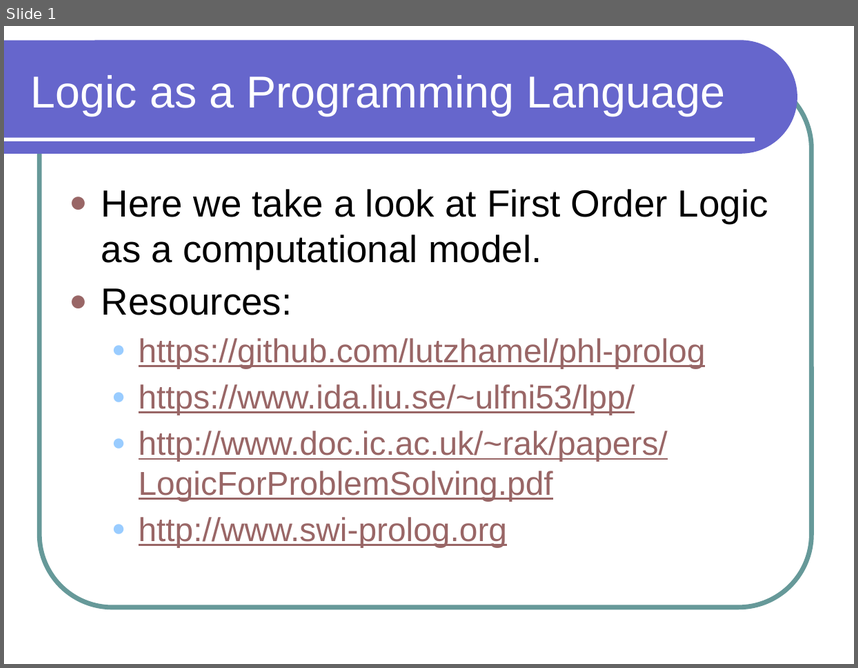
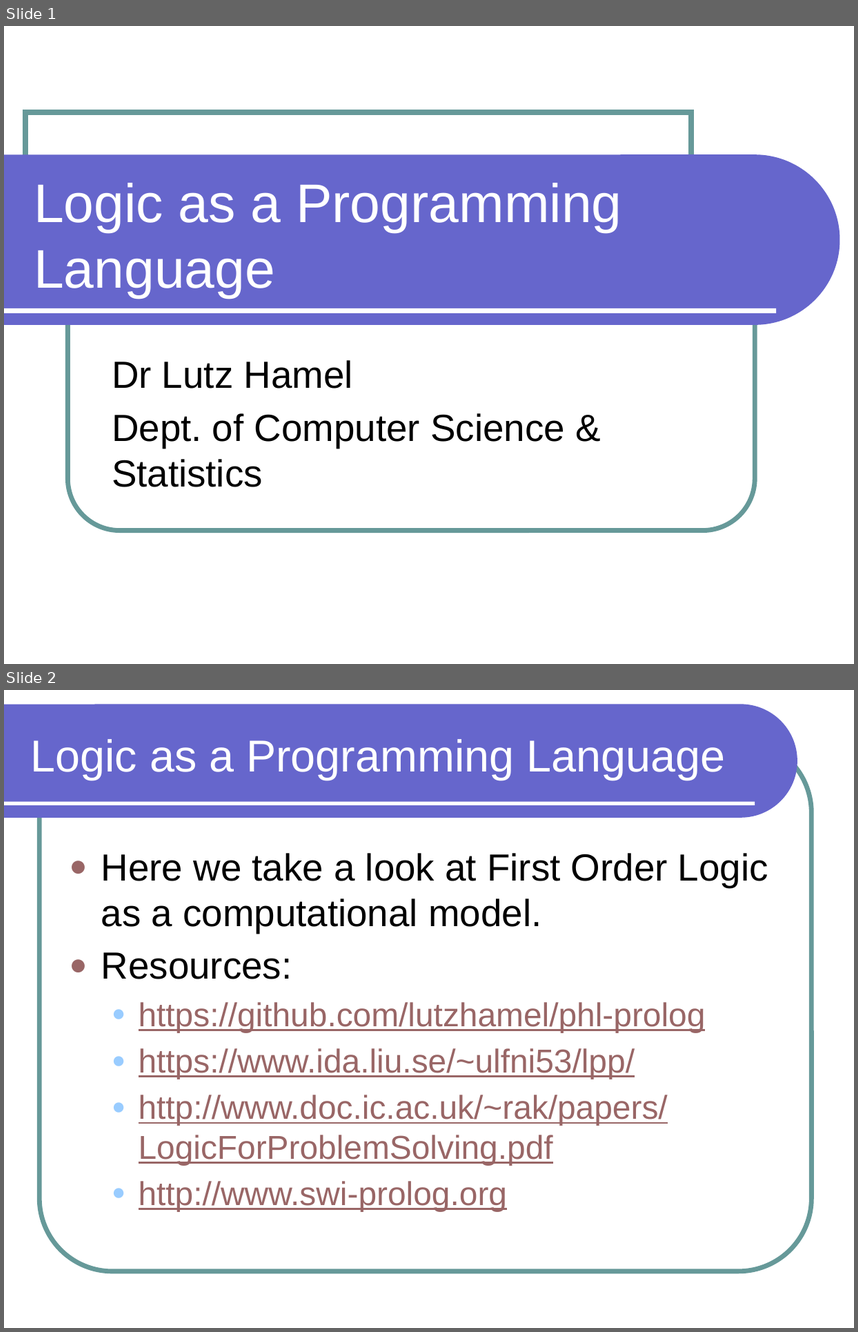
Before and after one commit to lutzhamel/phl-prolog, a slide deck: philosophy-prolog.pptx. Shown one above the other, each under a label of ours: slide 1 before the commit, slides 1 and 2 after it. The pictures are 858x668 and 858x1332 pixels, drawn with LibreOffice and Linux fonts; fonts in the diff are those of the drawing. Boxes give left, top, right and bottom in pixels: in the first picture for what was removed or moved away, otherwise in the second. Text is boxed around its words. In the diff, an @@ line names an element or a change of style, - is before the commit and + after.

```diff
--- a/philosophy-prolog.pptx
+++ b/philosophy-prolog.pptx
@@ slide 1 added at (x1=4, y1=26, x2=854, y2=664), background #FFFFFF @@
@@ title added at (x1=34, y1=183, x2=622, y2=298), 46 pt, text #FFFFFF @@
+Logic as a Programming Language
@@ group added at (x1=4, y1=112, x2=840, y2=530): 1 rounded rectangle, 1 rectangle, 1 freeform shape, 1 line @@
@@ subtitle added at (x1=112, y1=360, x2=565, y2=487), 32 pt, text #000000 @@
+Dr Lutz Hamel
+Dept. of Computer Science & Statistics
@@ what was slide 1 is now slide 2 @@
```
Also in this commit, not shown: 4 slides changed, 1 other file.
